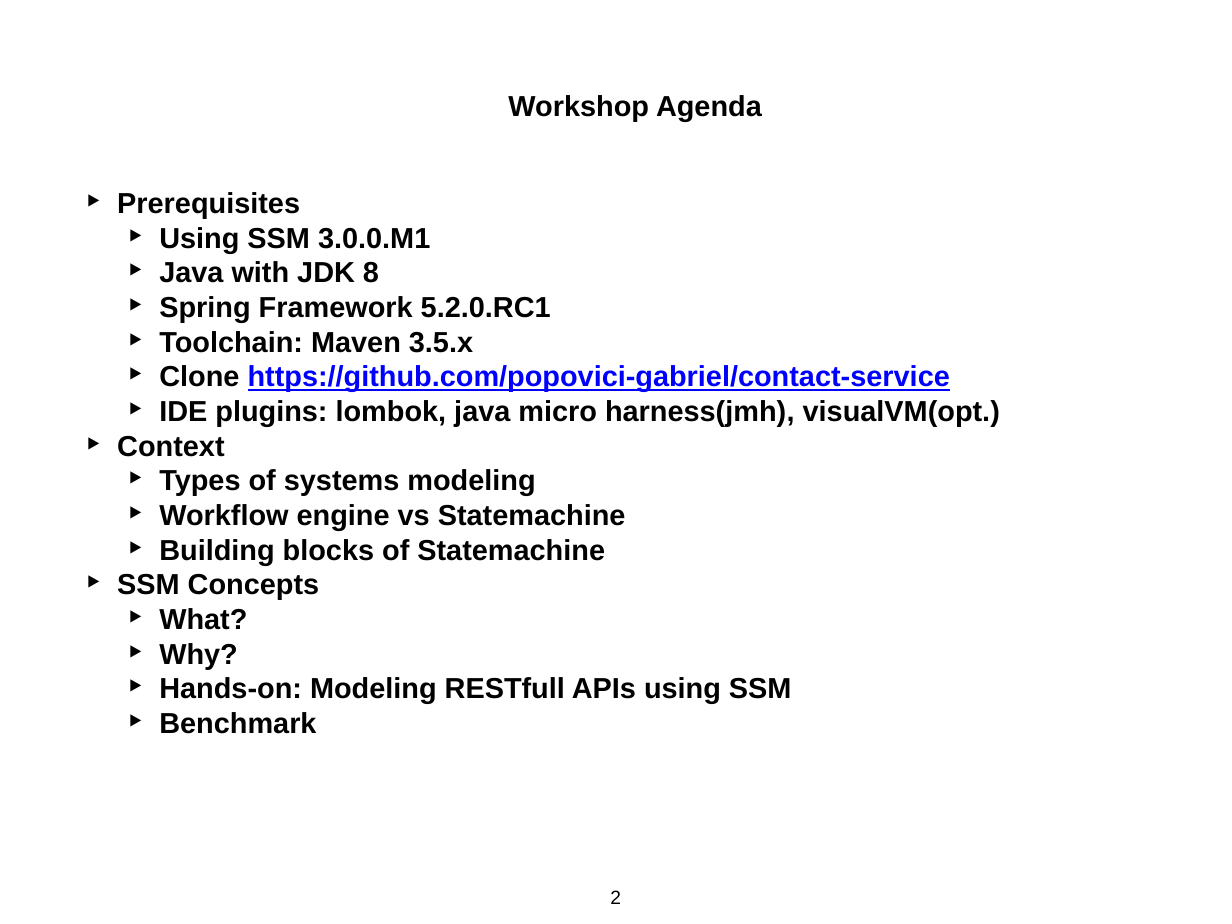
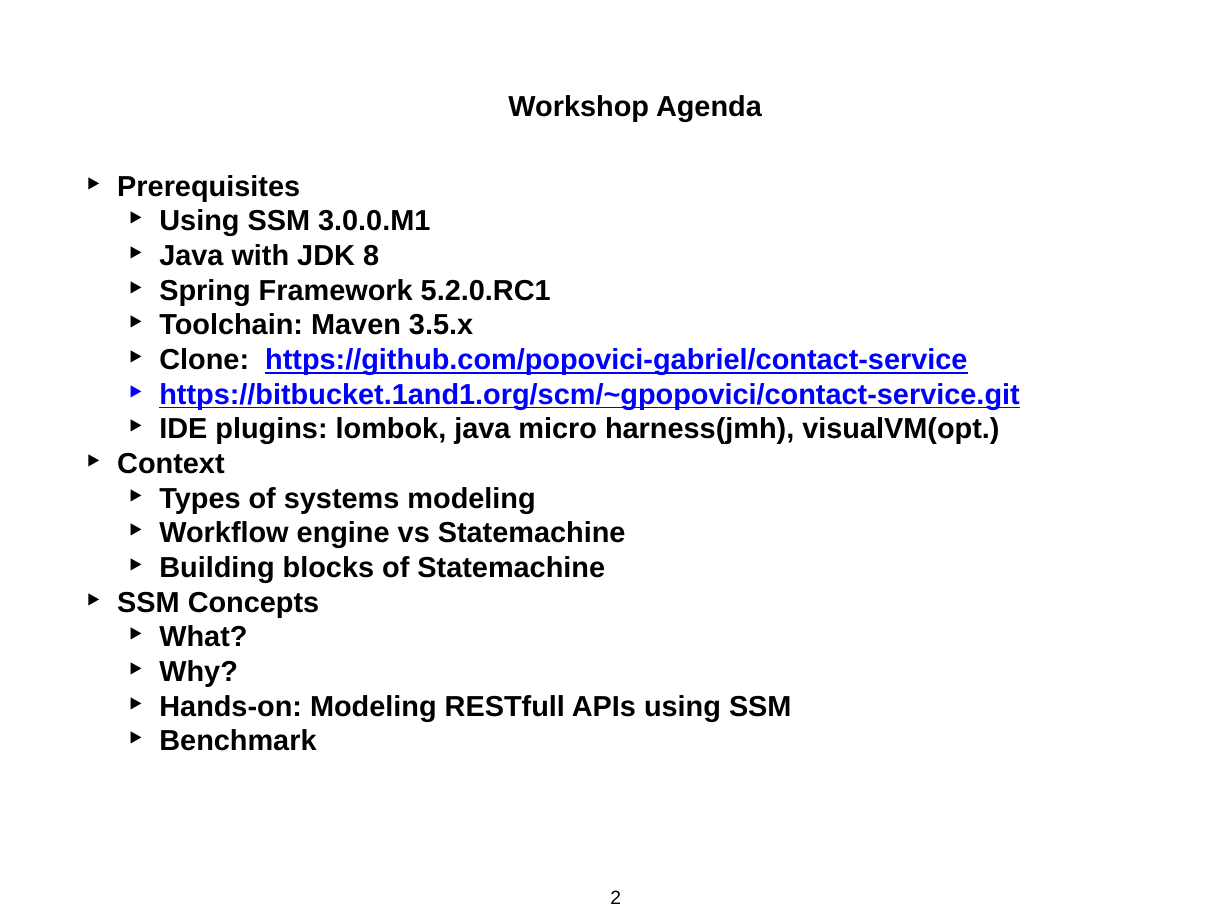
Before and after one commit to popovici-gabriel/contact-service, a slide deck: slide 2 of presentation/SSM.pptx. Drawn at 1232x924 pixels with LibreOffice and Linux fonts; fonts in the diff are those of the drawing. Boxes give left, top, right and bottom in pixels: in the first picture for what was removed or moved away, otherwise in the second. Text is boxed around its words. In the diff, an @@ line names an element or a change of style, - is before the commit and + after.

```diff
--- a/presentation/SSM.pptx
+++ b/presentation/SSM.pptx
@@ text "Prerequisites": place and size @@
-text "Prerequisites" at bbox=[117, 192, 1000, 734]
+text "Prerequisites" at bbox=[117, 175, 1019, 751]
@@ text at bbox=[159, 348, 1019, 409]: text changed @@
-  ‣ Clone https://github.com/popovici-gabriel/contact-service
+  ‣ Clone: https://github.com/popovici-gabriel/contact-service
+                ‣ https://bitbucket.1and1.org/scm/~gpopovici/contact-service.git
```
Also in this commit, not shown: 1 other slide changed.
